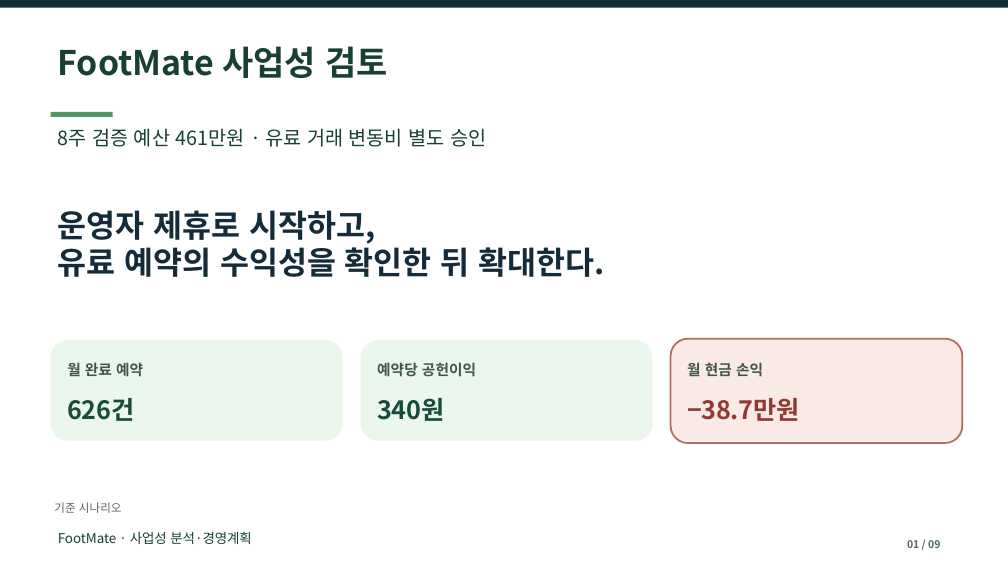
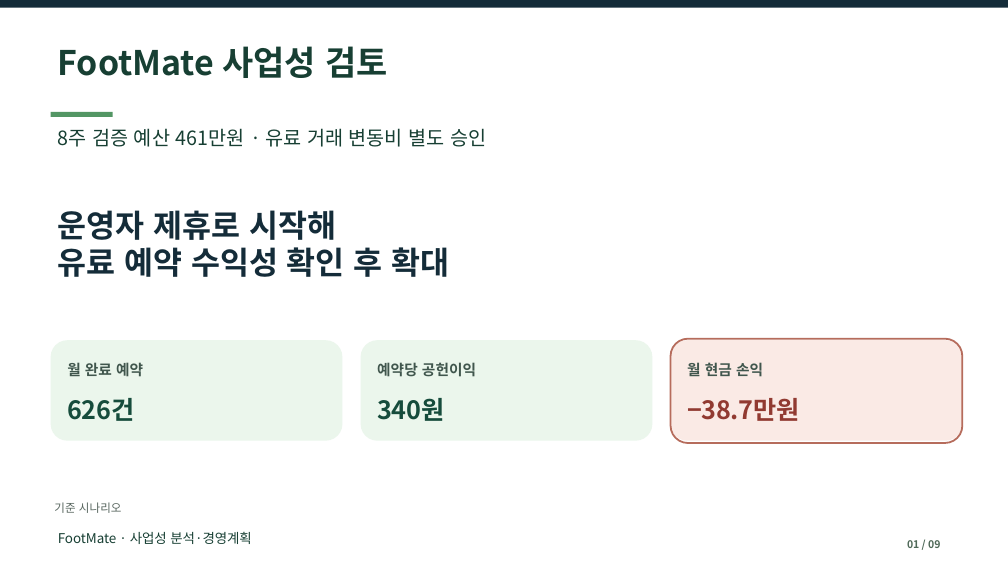
Before and after one commit to dohyunkimmm/footmate-case-study, a slide deck: slide 1 of src/case-study/downloads/footmate_report.pptx. Drawn at 1008x567 pixels with LibreOffice and Linux fonts; fonts in the diff are those of the drawing. Boxes give left, top, right and bottom in pixels: in the first picture for what was removed or moved away, otherwise in the second. Text is boxed around its words. In the diff, an @@ line names an element or a change of style, - is before the commit and + after.

```diff
--- a/src/case-study/downloads/footmate_report.pptx
+++ b/src/case-study/downloads/footmate_report.pptx
@@ text at bbox=[58, 210, 450, 277]: text changed @@
-운영자 제휴로 시작하고,
-유료 예약의 수익성을 확인한 뒤 확대한다.
+운영자 제휴로 시작해
+유료 예약 수익성 확인 후 확대
```
Also in this commit, not shown: 1 other slide changed, 15 other files.
